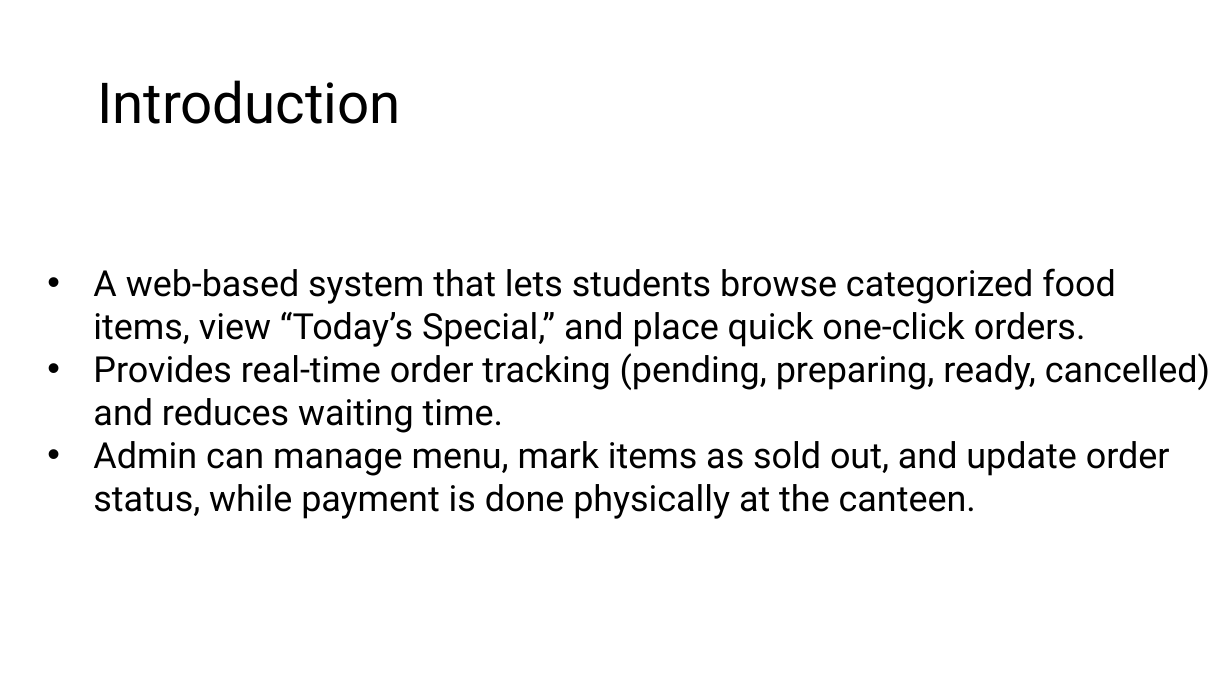
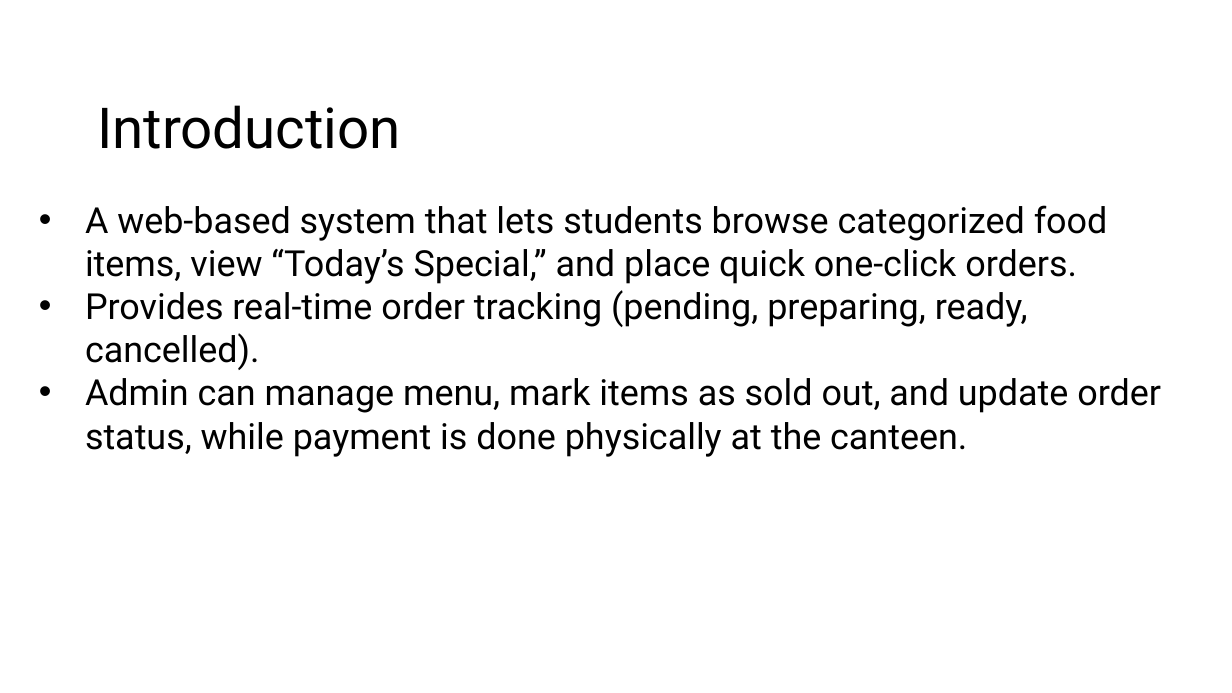
Before and after one commit to Lumineskz/project-ii-main, a slide deck: slide 2 of Slides/Proposal Defense.pptx. Drawn at 1232x693 pixels with LibreOffice and Linux fonts; fonts in the diff are those of the drawing. Boxes give left, top, right and bottom in pixels: in the first picture for what was removed or moved away, otherwise in the second. Text is boxed around its words. In the diff, an @@ line names an element or a change of style, - is before the commit and + after.

```diff
--- a/Slides/Proposal Defense.pptx
+++ b/Slides/Proposal Defense.pptx
@@ title "Introduction": place and size @@
-title "Introduction" at box(97, 80, 401, 124)
+title "Introduction" at box(97, 105, 401, 149)
@@ subtitle "A web-based system that lets ...": place and size @@
-subtitle "A web-based system that lets ..." at box(93, 268, 1210, 519)
+subtitle "A web-based system that lets ..." at box(85, 205, 1161, 457)
@@ subtitle at box(85, 290, 1028, 370): text changed @@
-• Provides real-time order tracking (pending, preparing, ready, cancelled) and reduces waiting time.
+• Provides real-time order tracking (pending, preparing, ready, cancelled).
```
Also in this commit, not shown: 4 other slides changed, 8 other files.
